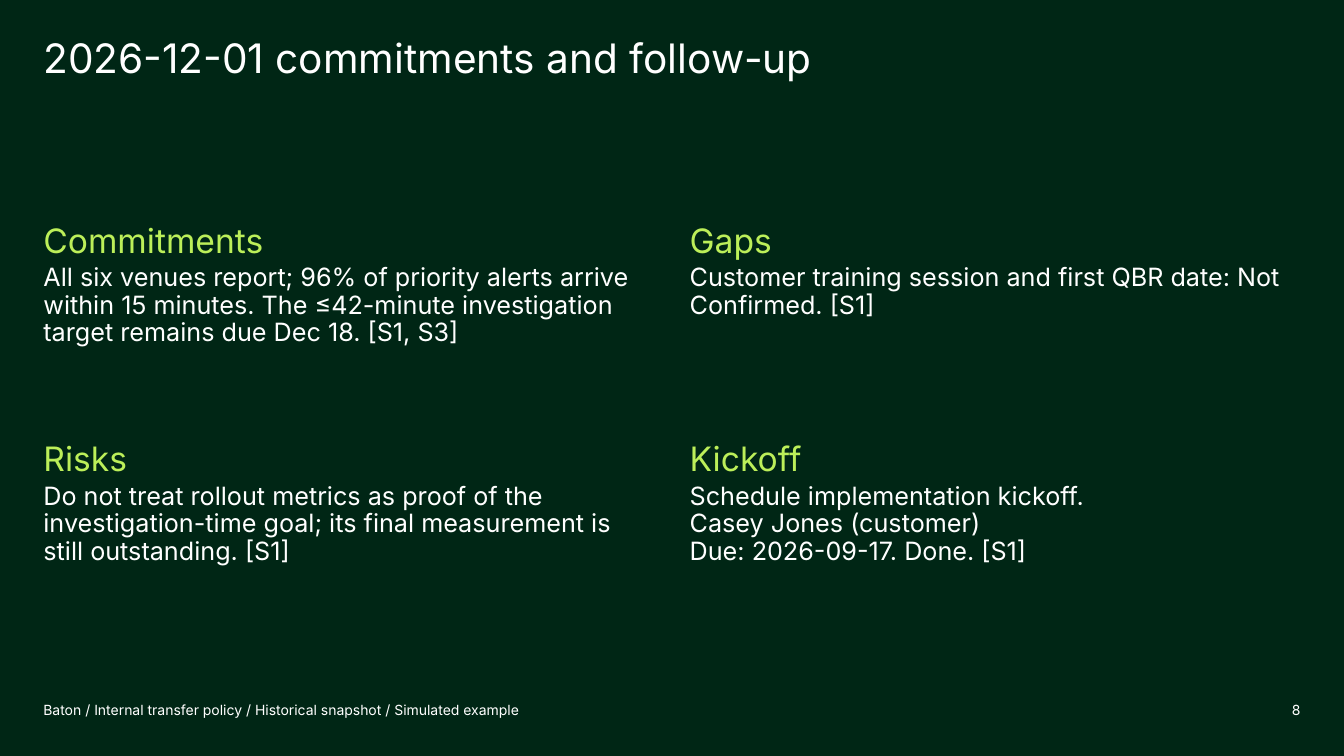
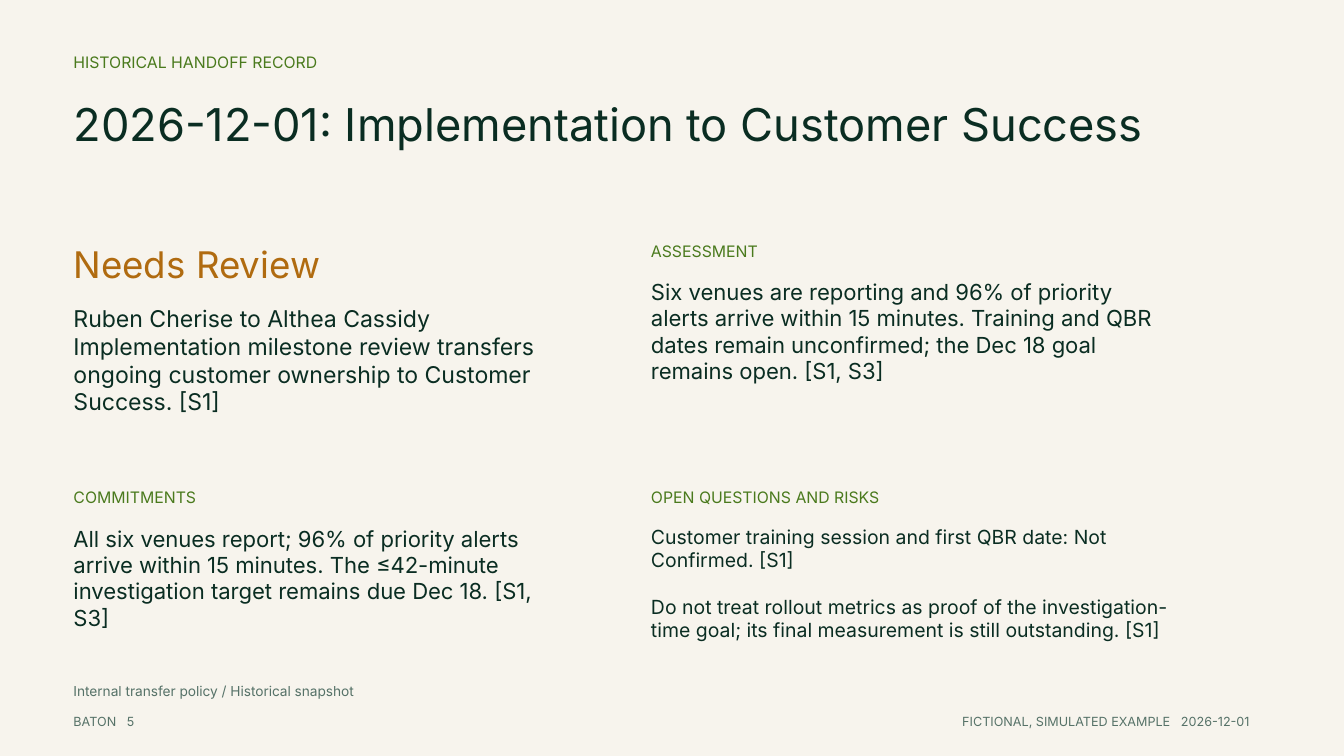
Before and after one commit to KeepTheLidOnTight/account-handoff-quality-agent, a slide deck: slide 5 of examples/terrapin-account-deck.pptx (slide 8 before the commit). Drawn at 1344x756 pixels with LibreOffice and Linux fonts; fonts in the diff are those of the drawing. Boxes give left, top, right and bottom in pixels: in the first picture for what was removed or moved away, otherwise in the second. Text is boxed around its words. In the diff, an @@ line names an element or a change of style, - is before the commit and + after.

```diff
--- a/examples/terrapin-account-deck.pptx
+++ b/examples/terrapin-account-deck.pptx
@@ background #002615 to #F7F4ED @@
@@ title removed at box(43, 42, 812, 82) @@
-2026-12-01 commitments and follow-up
@@ text added at box(73, 56, 317, 68), 11.2 pt, text #4A7A1D @@
+HISTORICAL HANDOFF RECORD
@@ text added at box(73, 107, 1142, 151), 32.2 pt, text #0A2D22 @@
+2026-12-01: Implementation to Customer Success
@@ text at box(43, 228, 263, 254): paragraph removed @@
-Commitments
@@ text removed at box(690, 228, 1279, 317) @@
-Gaps
-Customer training session and first QBR date: Not Confirmed. [S1]
@@ text added at box(73, 250, 320, 279), 26.2 pt, text #B06B10 @@
+Needs Review
@@ text added at box(651, 245, 758, 257), 11.2 pt, text #4A7A1D @@
+ASSESSMENT
@@ text added at box(651, 283, 1151, 384), 15.8 pt, text #0A2D22 @@
+Six venues are reporting and 96% of priority alerts arrive within 15 minutes. Training and QBR dates remain unconfirmed; the Dec 18 goal remains open. [S1, S3]
@@ text added at box(73, 309, 534, 412), 16.5 pt, text #0A2D22 @@
+Ruben Cherise to Althea Cassidy
+Implementation milestone review transfers ongoing customer ownership to Customer Success. [S1]
@@ text removed at box(690, 445, 1084, 563) @@
-Kickoff
-Schedule implementation kickoff.
-Casey Jones (customer)
-Due: 2026-09-17. Done. [S1]
@@ text added at box(73, 491, 196, 503), 11.2 pt, text #4A7A1D @@
+COMMITMENTS
@@ text added at box(651, 491, 879, 504), 11.2 pt, text #4A7A1D @@
+OPEN QUESTIONS AND RISKS
@@ text "All six venues report; 96% ...": place and size @@
-text "All six venues report; 96% ..." at box(43, 228, 628, 346)
+text "All six venues report; 96% ..." at box(73, 530, 531, 628)
@@ text "All six venues report; 96% ..." at box(73, 530, 531, 628): size 18 to 15.8 pt, text colour #FFFFFF to #0A2D22; line spacing 0.9 to 1 @@
@@ text at box(651, 529, 1107, 569): text changed; size 24 to 13.9 pt; text colour #BCEF59 to #0A2D22 @@
-Risks
+Customer training session and first QBR date: Not Confirmed. [S1]
@@ text "Customer training session and first ...": place and size @@
-text "Customer training session and first ..." at box(43, 446, 610, 565)
+text "Customer training session and first ..." at box(651, 529, 1167, 641)
@@ text at box(651, 599, 1167, 641): size 18 to 13.9 pt, text colour #FFFFFF to #0A2D22 in "Do not treat rollout metrics as proof ..."; line spacing 0.9 to 1 @@
@@ text at box(73, 685, 354, 699): text changed; size 10 to 9.8 pt; text colour #FFFFFF to #567268 @@
-Baton / Internal transfer policy / Historical snapshot / Simulated example
+Internal transfer policy / Historical snapshot
@@ text "Internal transfer policy / Historical ..." at box(73, 685, 354, 699): vertical alignment bottom to top @@
@@ text added at box(73, 717, 134, 726), 9 pt, text #567268 @@
+BATON 5
@@ text added at box(962, 716, 1250, 728), 9 pt, text #567268 @@
+FICTIONAL, SIMULATED EXAMPLE 2026-12-01
@@ text removed at box(1292, 704, 1301, 715) @@
-8
```
Also in this commit, not shown: 3 other slides changed, 1 slide added, 5 slides removed, 7 other files.
